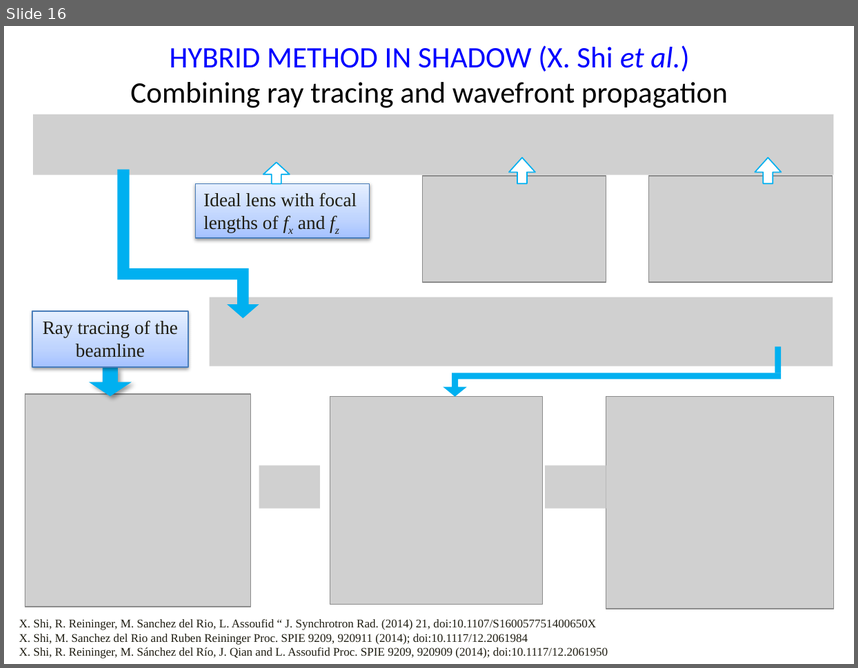
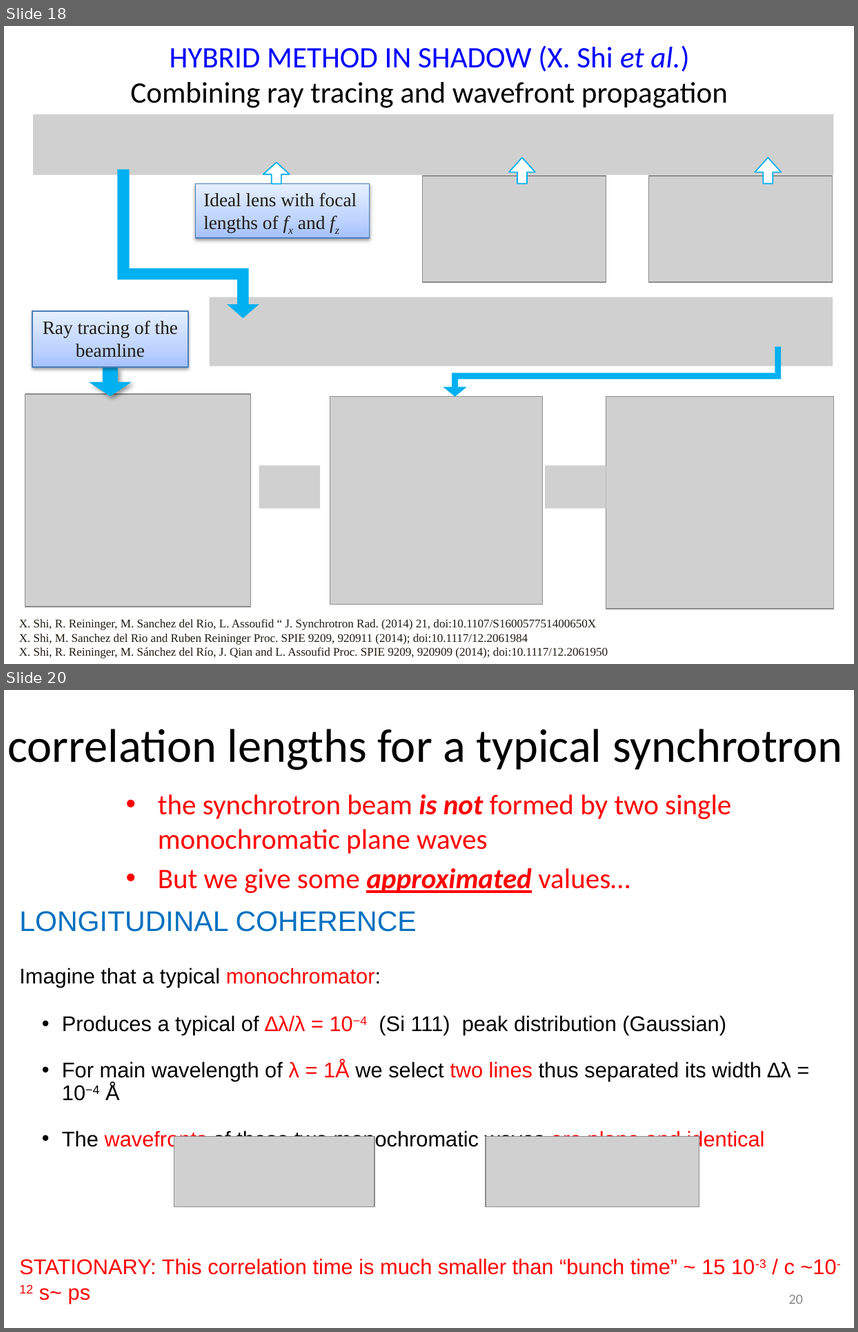
Before and after one commit to oasys-kit/oasys_school, a slide deck: slides/synchrotron_radiation_formulas.pptx. Shown one above the other, each under a label of ours: slide 16 before the commit, slides 18 and 20 after it; the slides between them are not shown. The pictures are 858x668 and 858x1332 pixels, drawn with LibreOffice and Linux fonts; fonts in the diff are those of the drawing; grey boxes stand for pictures. Boxes give left, top, right and bottom in pixels: in the first picture for what was removed or moved away, otherwise in the second. Text is boxed around its words. In the diff, an @@ line names an element or a change of style, - is before the commit and + after.

```diff
--- a/slides/synchrotron_radiation_formulas.pptx
+++ b/slides/synchrotron_radiation_formulas.pptx
@@ slide 20 added at bbox=[4, 690, 854, 1328], background #FFFFFF @@
@@ title added at bbox=[7, 729, 843, 770], 40 pt, text #000000 @@
+correlation lengths for a typical synchrotron
@@ text added at bbox=[158, 794, 731, 893], 24 pt, text #FF0000 @@
+• the synchrotron beam is not formed by two single monochromatic plane waves
+• But we give some approximated values…
@@ text added at bbox=[19, 911, 836, 1293], 18 pt, text #000000 @@
+LONGITUDINAL COHERENCE
+Imagine that a typical monochromator:
+  • Produces a typical of ∆λ/λ = 10−4 (Si 111) peak distribution (Gaussian)
+  • For main wavelength of λ = 1Å we select two lines thus separated its width ∆λ = 10−4 Å
+  • The wavefronts of these two monochromatic waves are plane and identical
+STATIONARY: This correlation time is much smaller than “bunch time” ~ 15 10-3 / c ~10-12 s~ ps
@@ picture added at bbox=[174, 1136, 375, 1207] @@
@@ picture added at bbox=[486, 1136, 700, 1207] @@
@@ page number added at bbox=[789, 1294, 803, 1303], 12 pt, text #898989 @@
+20
@@ what was slide 16 is now slide 18 @@
```
Also in this commit, not shown: 1 slide changed, 7 other slides added, 1 slide removed, 2 other files.
